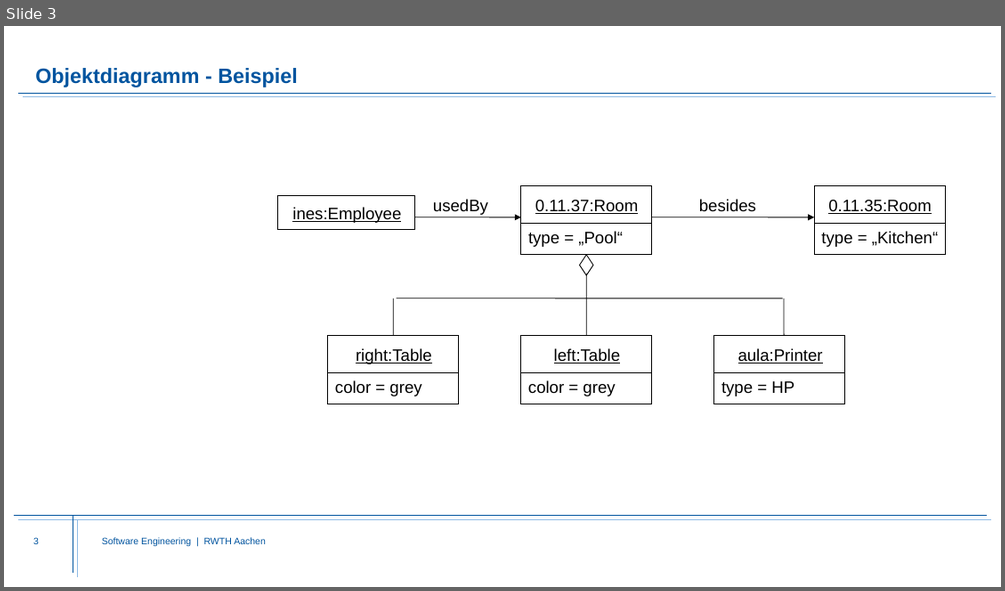
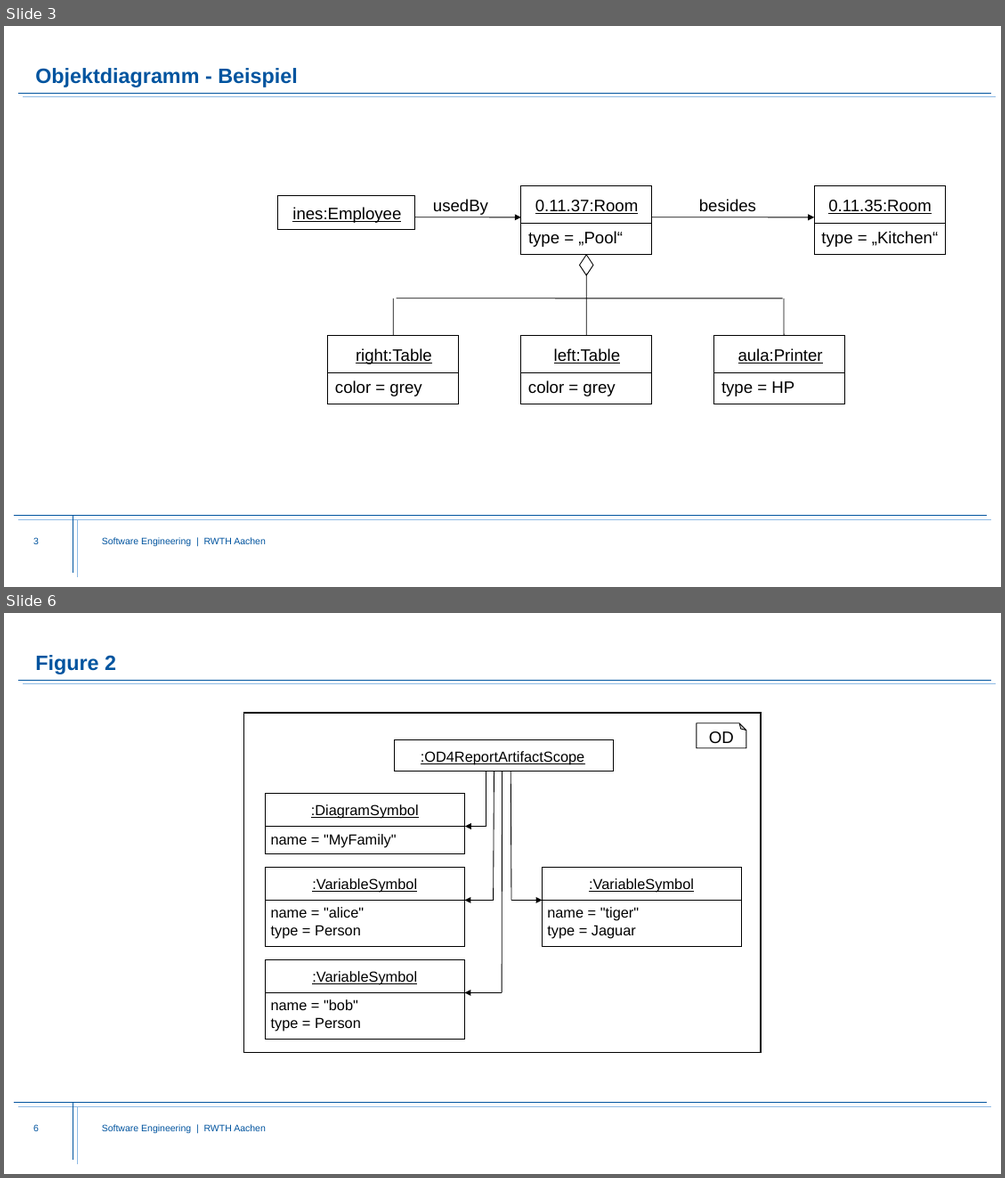
Before and after one commit to MontiCore/object-diagram, a slide deck: doc/pics/od.pics.pptx. Shown one above the other, each under a label of ours: slide 3 before the commit, slides 3 and 6 after it; the slides between them are not shown. The pictures are 1005x591 and 1005x1178 pixels, drawn with LibreOffice and Linux fonts; fonts in the diff are those of the drawing; background and template pictures are left out. Boxes give left, top, right and bottom in pixels: in the first picture for what was removed or moved away, otherwise in the second. Text is boxed around its words. In the diff, an @@ line names an element or a change of style, - is before the commit and + after.

```diff
--- a/doc/pics/od.pics.pptx
+++ b/doc/pics/od.pics.pptx
@@ slide 6 added at (x1=4, y1=613, x2=1001, y2=1174), background #FFFFFF; not listed: 8 template elements that a slide beside it also shows @@
@@ title added at (x1=35, y1=655, x2=116, y2=674), 20 pt, text #00549F, bold @@
+Figure 2
@@ group added at (x1=244, y1=713, x2=760, y2=1052): 10 rectangles, 9 texts, 4 lines, 4 arrows, 1 folded corner @@
+:OD4ReportArtifactScope
+:DiagramSymbol
+name = "MyFamily"
+:VariableSymbol
+name = "alice"
+type = Person
+:VariableSymbol
+name = "bob"
+type = Person
+:VariableSymbol
+name = "tiger"
+type = Jaguar
+OD
```
Also in this commit, not shown: 1 slide changed, 1 other slide added, 3 other files.
